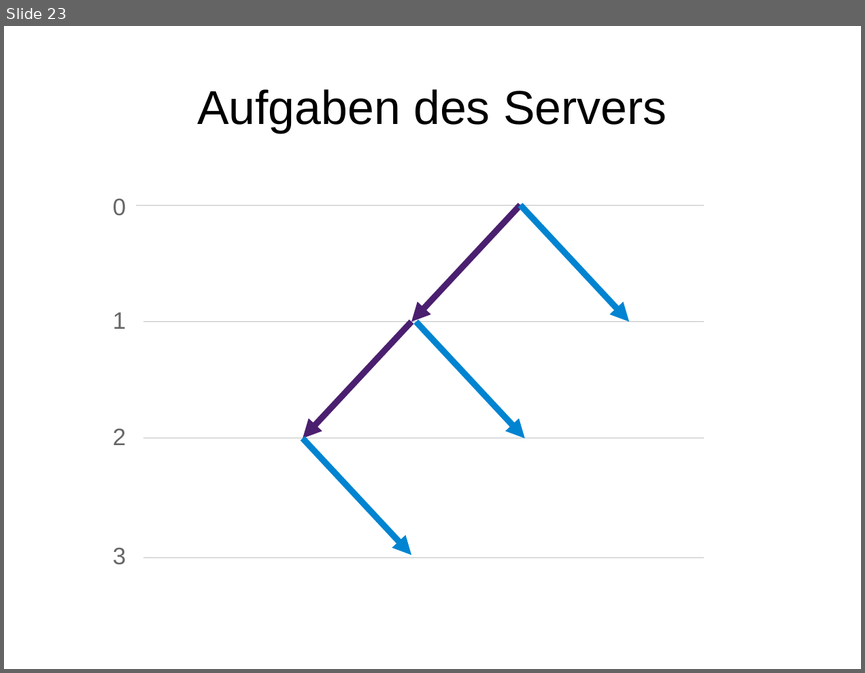
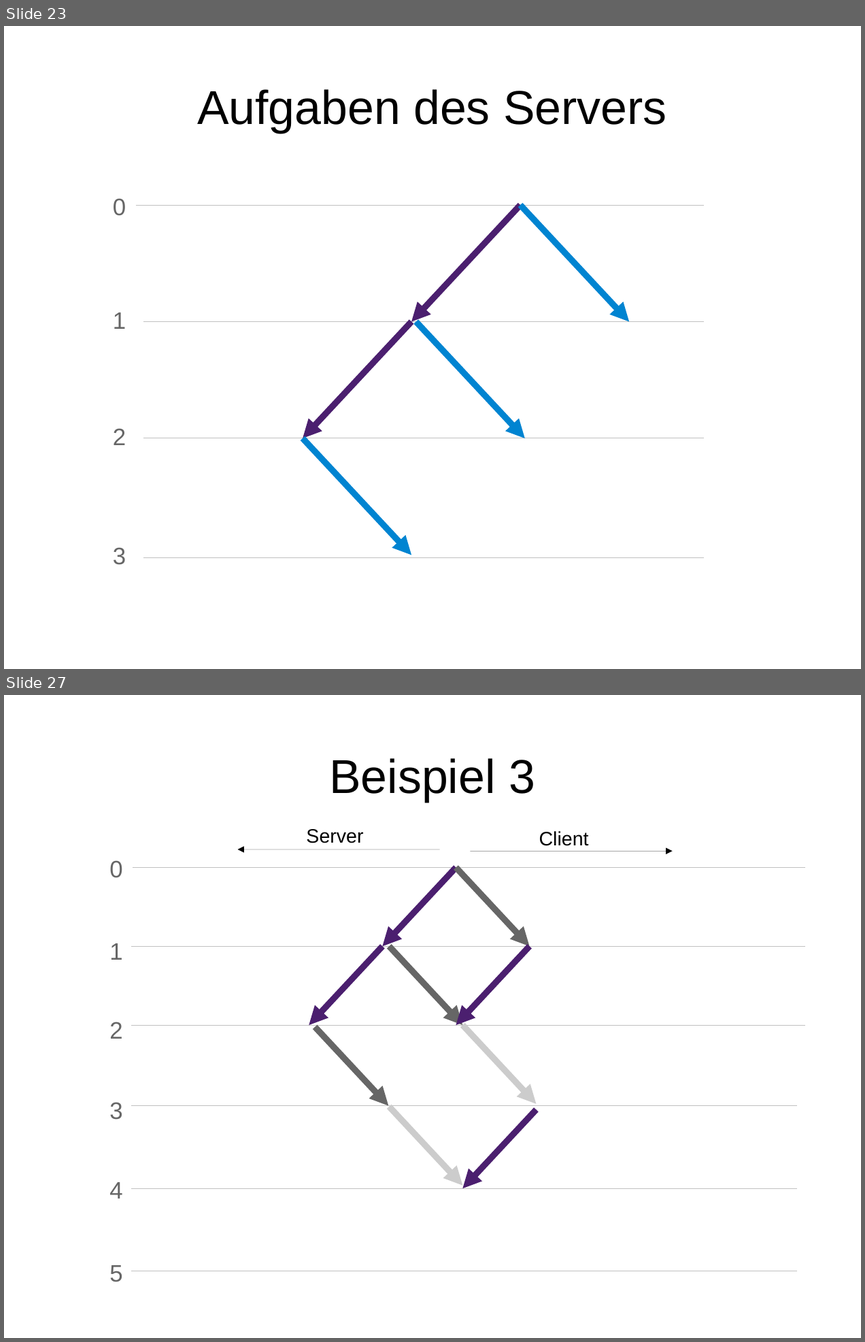
Before and after one commit to timjb/presentations, a slide deck: operational-transformation/operational-transformation.odp. Shown one above the other, each under a label of ours: slide 23 before the commit, slides 23 and 27 after it; the slides between them are not shown. The pictures are 865x673 and 865x1342 pixels, drawn with LibreOffice and Linux fonts; fonts in the diff are those of the drawing. Boxes give left, top, right and bottom in pixels: in the first picture for what was removed or moved away, otherwise in the second. Text is boxed around its words. In the diff, an @@ line names an element or a change of style, - is before the commit and + after.

Commit message:
Aufgaben des Clients beschreiben, Demo Slide, Links

```diff
--- a/operational-transformation/operational-transformation.odp
+++ b/operational-transformation/operational-transformation.odp
@@ slide 27 added at (x1=4, y1=695, x2=861, y2=1338), background #FFFFFF @@
@@ title added at (x1=329, y1=758, x2=535, y2=802), 44 pt, text #000000 @@
+Beispiel 3
@@ text added at (x1=306, y1=829, x2=363, y2=843), 18 pt, text #000000 @@
+Server
@@ text added at (x1=539, y1=831, x2=589, y2=846), 18 pt, text #000000 @@
+Client
@@ arrow added from (440, 850) to (238, 850), #000000 0 pt @@
@@ arrow added from (470, 851) to (672, 851), #000000 0 pt @@
@@ text added at (x1=109, y1=860, x2=122, y2=878), 22 pt, text #666666 @@
+0
@@ line added from (133, 868) to (805, 868), #C0C0C0 0 pt @@
@@ arrow added from (456, 868) to (383, 946), #4B1F6F 5.75 pt @@
@@ arrow added from (456, 868) to (530, 946), #666666 5.75 pt @@
@@ text added at (x1=109, y1=943, x2=122, y2=960), 22 pt, text #666666 @@
+1
@@ line added from (132, 946) to (805, 946), #C0C0C0 0 pt @@
@@ arrow added from (383, 946) to (309, 1025), #4B1F6F 5.75 pt @@
@@ arrow added from (389, 946) to (463, 1025), #666666 5.75 pt @@
@@ arrow added from (530, 946) to (456, 1025), #4B1F6F 5.75 pt @@
@@ text added at (x1=109, y1=1021, x2=122, y2=1038), 22 pt, text #666666 @@
+2
@@ line added from (132, 1025) to (805, 1025), #C0C0C0 0 pt @@
@@ arrow added from (315, 1027) to (389, 1106), #666666 5.75 pt @@
@@ arrow added from (463, 1025) to (536, 1104), #CCCCCC 5.75 pt @@
@@ text added at (x1=109, y1=1102, x2=122, y2=1119), 22 pt, text #666666 @@
+3
@@ line added from (132, 1106) to (797, 1106), #C0C0C0 0 pt @@
@@ arrow added from (389, 1106) to (463, 1185), #CCCCCC 5.75 pt @@
@@ arrow added from (536, 1109) to (463, 1188), #4B1F6F 5.75 pt @@
@@ text added at (x1=109, y1=1182, x2=122, y2=1198), 22 pt, text #666666 @@
+4
@@ line added from (132, 1188) to (797, 1188), #C0C0C0 0 pt @@
@@ text added at (x1=109, y1=1265, x2=122, y2=1282), 22 pt, text #666666 @@
+5
@@ line added from (132, 1271) to (797, 1271), #C0C0C0 0 pt @@
```
Also in this commit, not shown: 1 slide changed, 7 other slides added, 1 other file.
